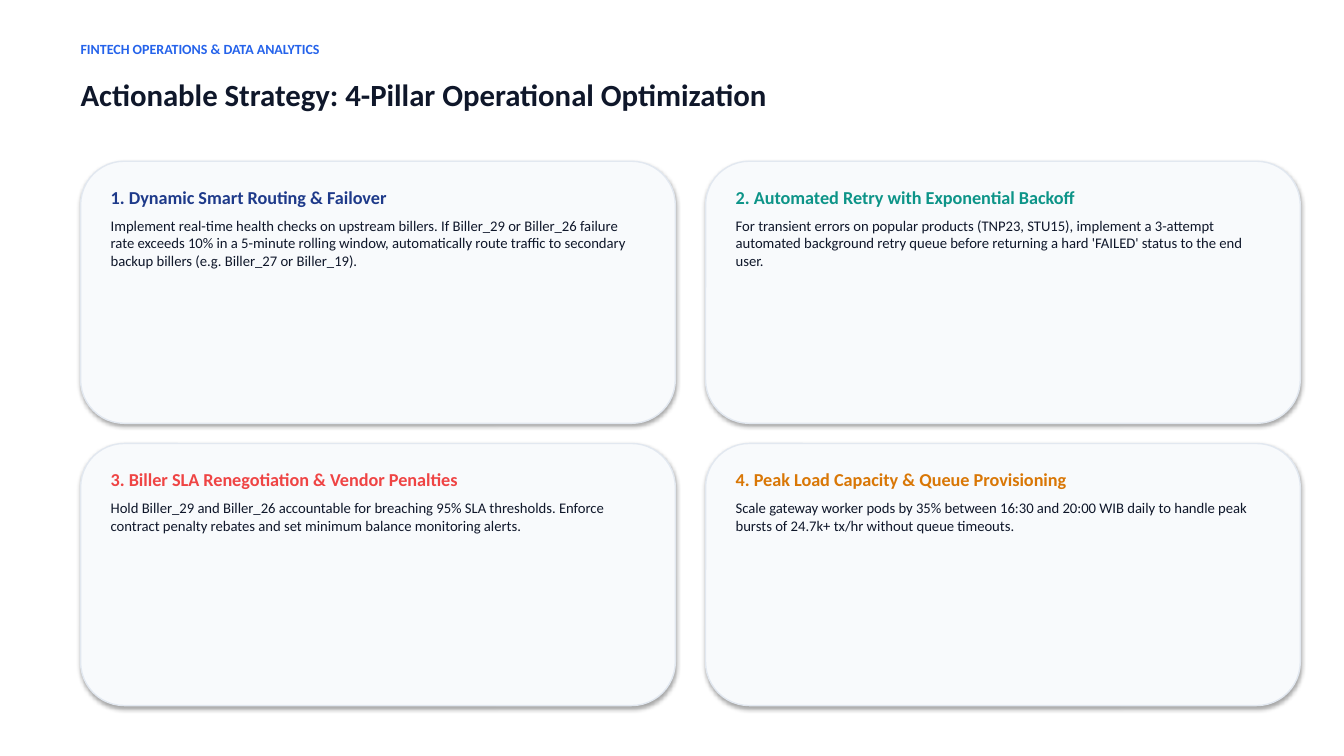
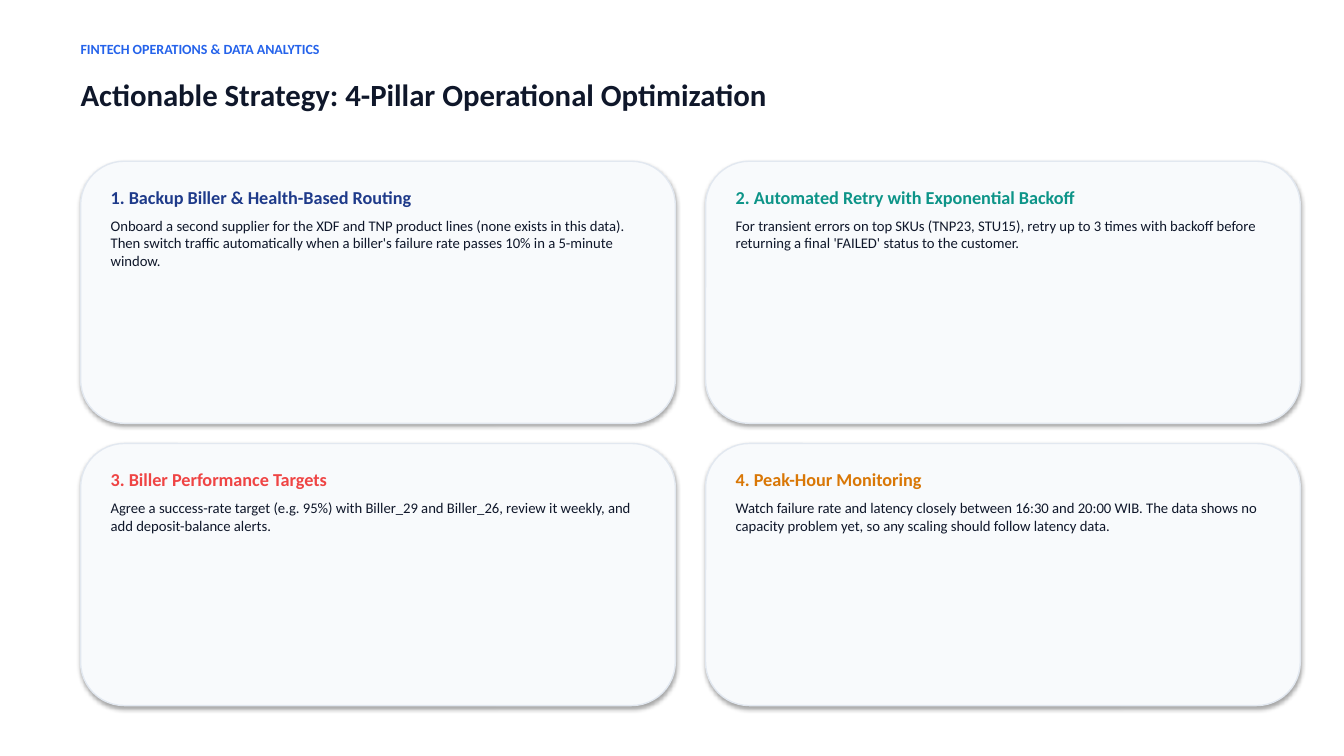
Before and after one commit to Achimedes28/fintech-ppob-transaction-operations-analytics, a slide deck: slide 8 of presentations/Fintech_PPOB_Transaction_Operations_Analytics.pptx. Drawn at 1344x756 pixels with LibreOffice and Linux fonts; fonts in the diff are those of the drawing. Boxes give left, top, right and bottom in pixels: in the first picture for what was removed or moved away, otherwise in the second. Text is boxed around its words. In the diff, an @@ line names an element or a change of style, - is before the commit and + after.

```diff
--- a/presentations/Fintech_PPOB_Transaction_Operations_Analytics.pptx
+++ b/presentations/Fintech_PPOB_Transaction_Operations_Analytics.pptx
@@ text at (111, 191, 624, 266): text changed @@
-1. Dynamic Smart Routing & Failover
-Implement real-time health checks on upstream billers. If Biller_29 or Biller_26 failure rate exceeds 10% in a 5-minute rolling window, automatically route traffic to secondary backup billers (e.g. Biller_27 or Biller_19).
+1. Backup Biller & Health-Based Routing
+Onboard a second supplier for the XDF and TNP product lines (none exists in this data). Then switch traffic automatically when a biller's failure rate passes 10% in a 5-minute window.
@@ text at (736, 220, 1256, 251): text changed @@
-For transient errors on popular products (TNP23, STU15), implement a 3-attempt automated background retry queue before returning a hard 'FAILED' status to the end user.
+For transient errors on top SKUs (TNP23, STU15), retry up to 3 times with backoff before returning a final 'FAILED' status to the customer.
@@ text at (111, 473, 630, 534): text changed @@
-3. Biller SLA Renegotiation & Vendor Penalties
-Hold Biller_29 and Biller_26 accountable for breaching 95% SLA thresholds. Enforce contract penalty rebates and set minimum balance monitoring alerts.
+3. Biller Performance Targets
+Agree a success-rate target (e.g. 95%) with Biller_29 and Biller_26, review it weekly, and add deposit-balance alerts.
@@ text at (736, 473, 1256, 534): text changed @@
-4. Peak Load Capacity & Queue Provisioning
-Scale gateway worker pods by 35% between 16:30 and 20:00 WIB daily to handle peak bursts of 24.7k+ tx/hr without queue timeouts.
+4. Peak-Hour Monitoring
+Watch failure rate and latency closely between 16:30 and 20:00 WIB. The data shows no capacity problem yet, so any scaling should follow latency data.
```
Also in this commit, not shown: 8 other slides changed, 18 other files.
